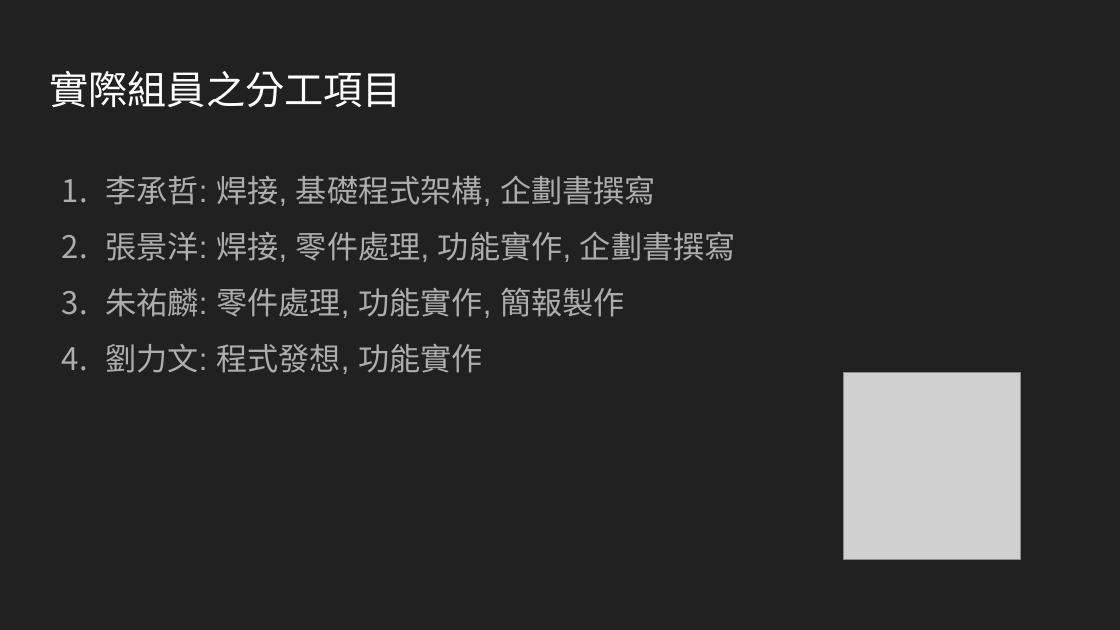
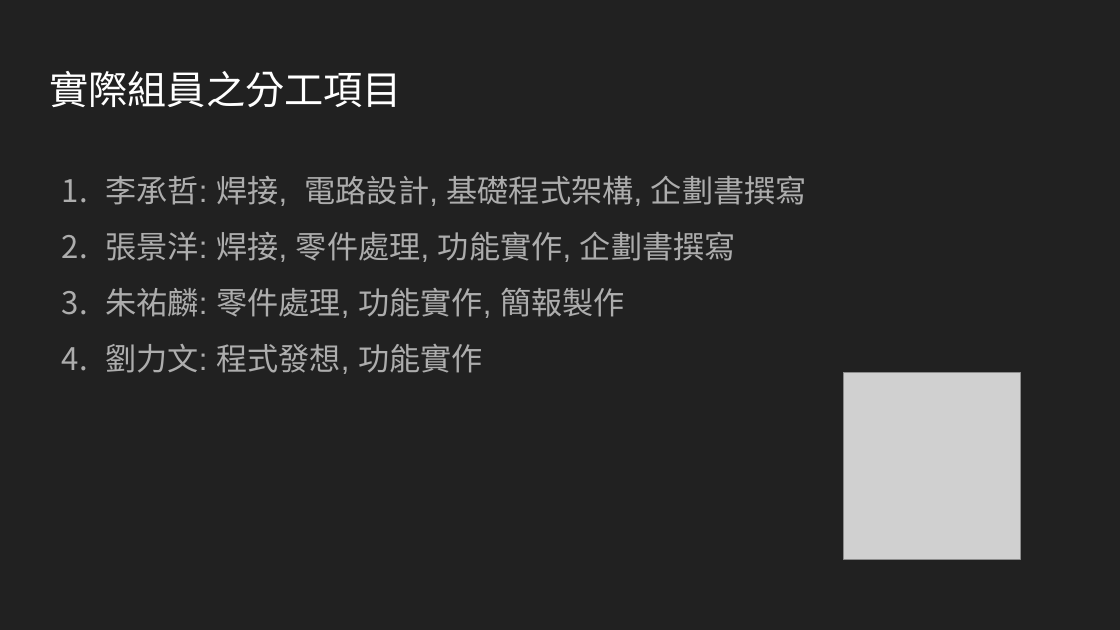
Before and after one commit to shiroe345/LED_cube, a slide deck: slide 9 of Report_of_LED_cube.pptx. Drawn at 1120x630 pixels with LibreOffice and Linux fonts; fonts in the diff are those of the drawing; grey boxes stand for pictures. Boxes give left, top, right and bottom in pixels: in the first picture for what was removed or moved away, otherwise in the second. Text is boxed around its words. In the diff, an @@ line names an element or a change of style, - is before the commit and + after.

```diff
--- a/Report_of_LED_cube.pptx
+++ b/Report_of_LED_cube.pptx
@@ text at bbox=[105, 176, 807, 206]: text changed @@
-1. 李承哲: 焊接, 基礎程式架構, 企劃書撰寫
+1. 李承哲: 焊接, 電路設計, 基礎程式架構, 企劃書撰寫
```
